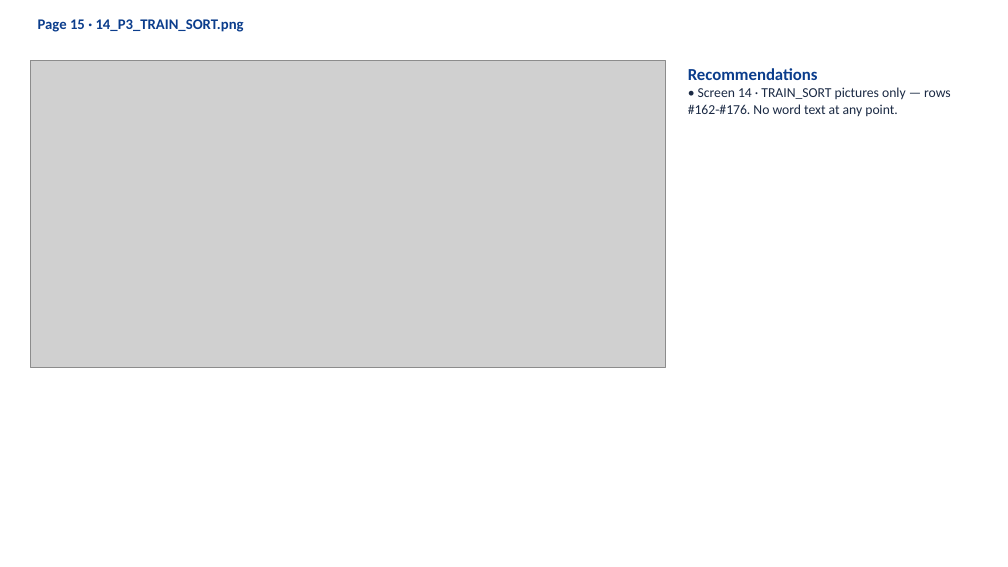
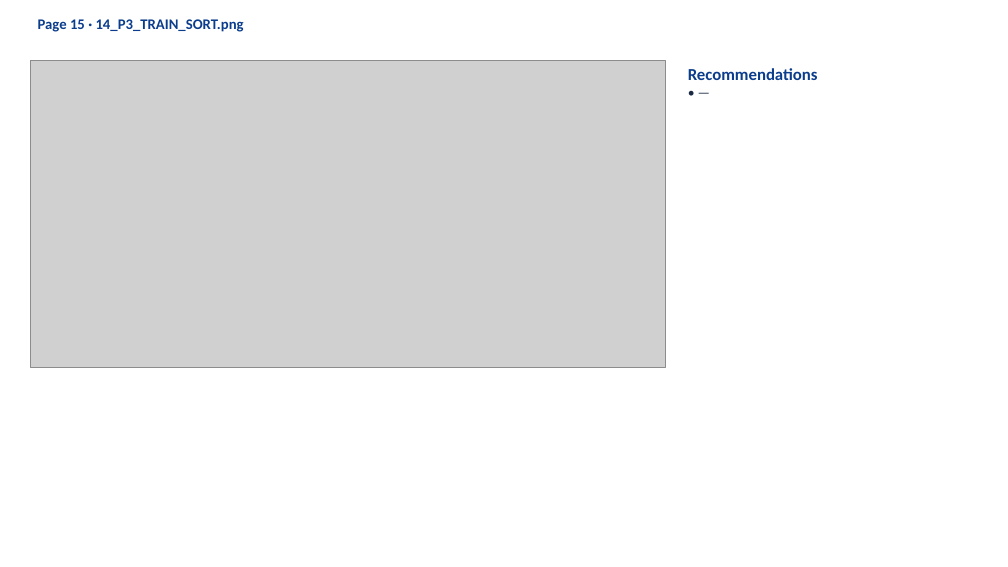
Before and after one commit to khugshalharshvardhan/HI02H11_L02_S01_DEV_HANDOFF-file2-, a slide deck: slide 16 of 3_CURRENT_BUILD/HI02H11_L02_S01_REVISED_review.pptx. Drawn at 1008x567 pixels with LibreOffice and Linux fonts; fonts in the diff are those of the drawing; grey boxes stand for pictures. Boxes give left, top, right and bottom in pixels: in the first picture for what was removed or moved away, otherwise in the second. Text is boxed around its words. In the diff, an @@ line names an element or a change of style, - is before the commit and + after.

```diff
--- a/3_CURRENT_BUILD/HI02H11_L02_S01_REVISED_review.pptx
+++ b/3_CURRENT_BUILD/HI02H11_L02_S01_REVISED_review.pptx
@@ text at box(688, 87, 951, 116): text changed @@
-• Screen 14 · TRAIN_SORT pictures only — rows #162-#176. No word text at any point.
+• —
```
Also in this commit, not shown: 17 other slides changed, 38 other files.
